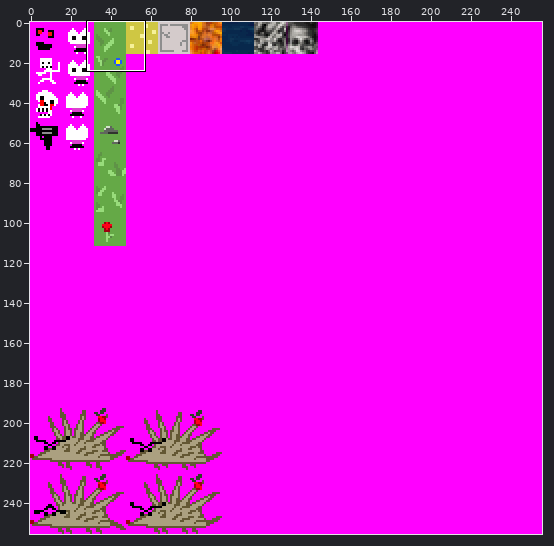
One commit to this sprite sheet: res/sprites/spritesheet1.png. Above: a wide view before the commit, with the close-up outlined.
Close-up. As it was:
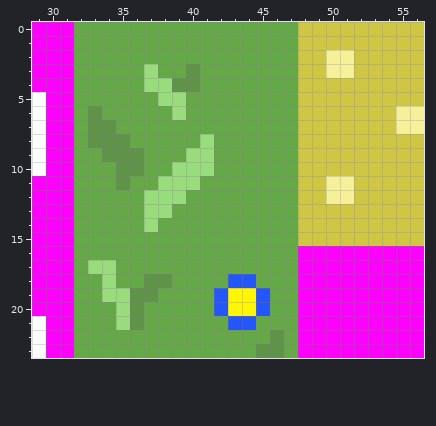
The file is 256x256 pixels. Colours within 5 levels of each other are drawn and written as one. Shown: x 29..56, y 0..23.
After:
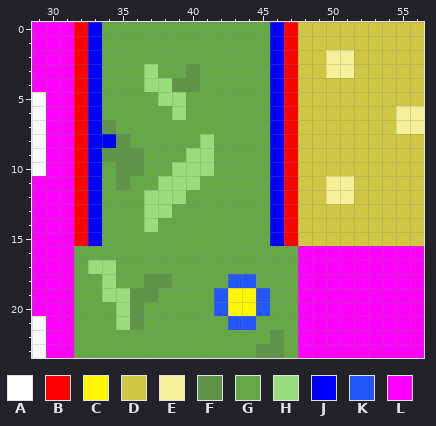
Palette (. is transparent): A #ffffff  B #ff0000  C #fff600  D #cfc743  E #f6f199  F #5f9347  G #65a947  H #98dc7b  J #0000ff  K #2457fb  L #ff00ff
The exact change:
@@ x 29..56 @@
- 0 LLLGGGGGGGGGGGGGGGGDDDDDDDDD
- 1 LLLGGGGGGGGGGGGGGGGDDDDDDDDD
- 2 LLLGGGGGGGGGGGGGGGGDDEEDDDDD
- 3 LLLGGGGGHGGFGGGGGGGDDEEDDDDD
- 4 LLLGGGGGHHFFGGGGGGGDDDDDDDDD
- 5 ALLGGGGGGHHGGGGGGGGDDDDDDDDD
- 6 ALLGFGGGGGHGGGGGGGGDDDDDDDEE
- 7 ALLGFFGGGGGGGGGGGGGDDDDDDDEE
- 8 ALLGFFFGGGGGHGGGGGGDDDDDDDDD
- 9 ALLGGFFFGGGHHGGGGGGDDDDDDDDD
-10 ALLGGGFFGGHHHGGGGGGDDDDDDDDD
-11 LLLGGGFGGHHHGGGGGGGDDEEDDDDD
-12 LLLGGGGGHHHGGGGGGGGDDEEDDDDD
-13 LLLGGGGGHHGGGGGGGGGDDDDDDDDD
-14 LLLGGGGGHGGGGGGGGGGDDDDDDDDD
-15 LLLGGGGGGGGGGGGGGGGDDDDDDDDD
+ 0 LLLBJGGGGGGGGGGGGJBDDDDDDDDD
+ 1 LLLBJGGGGGGGGGGGGJBDDDDDDDDD
+ 2 LLLBJGGGGGGGGGGGGJBDDEEDDDDD
+ 3 LLLBJGGGHGGFGGGGGJBDDEEDDDDD
+ 4 LLLBJGGGHHFFGGGGGJBDDDDDDDDD
+ 5 ALLBJGGGGHHGGGGGGJBDDDDDDDDD
+ 6 ALLBJGGGGGHGGGGGGJBDDDDDDDEE
+ 7 ALLBJFGGGGGGGGGGGJBDDDDDDDEE
+ 8 ALLBJJFGGGGGHGGGGJBDDDDDDDDD
+ 9 ALLBJFFFGGGHHGGGGJBDDDDDDDDD
+10 ALLBJGFFGGHHHGGGGJBDDDDDDDDD
+11 LLLBJGFGGHHHGGGGGJBDDEEDDDDD
+12 LLLBJGGGHHHGGGGGGJBDDEEDDDDD
+13 LLLBJGGGHHGGGGGGGJBDDDDDDDDD
+14 LLLBJGGGHGGGGGGGGJBDDDDDDDDD
+15 LLLBJGGGGGGGGGGGGJBDDDDDDDDD
 16 LLLGGGGGGGGGGGGGGGGLLLLLLLLL
